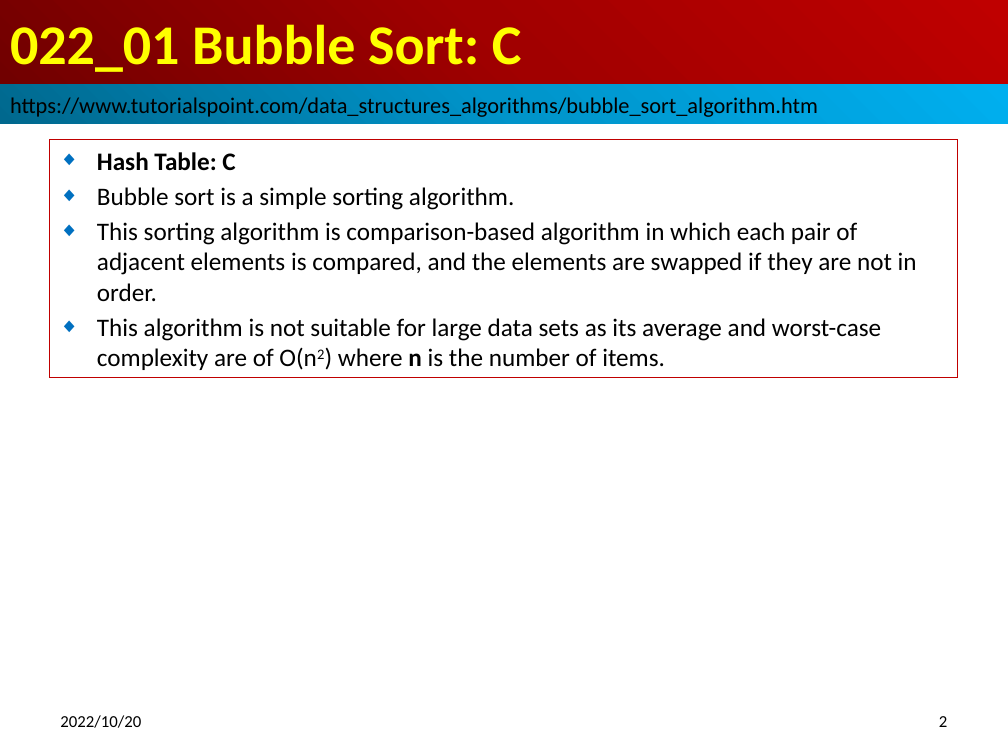
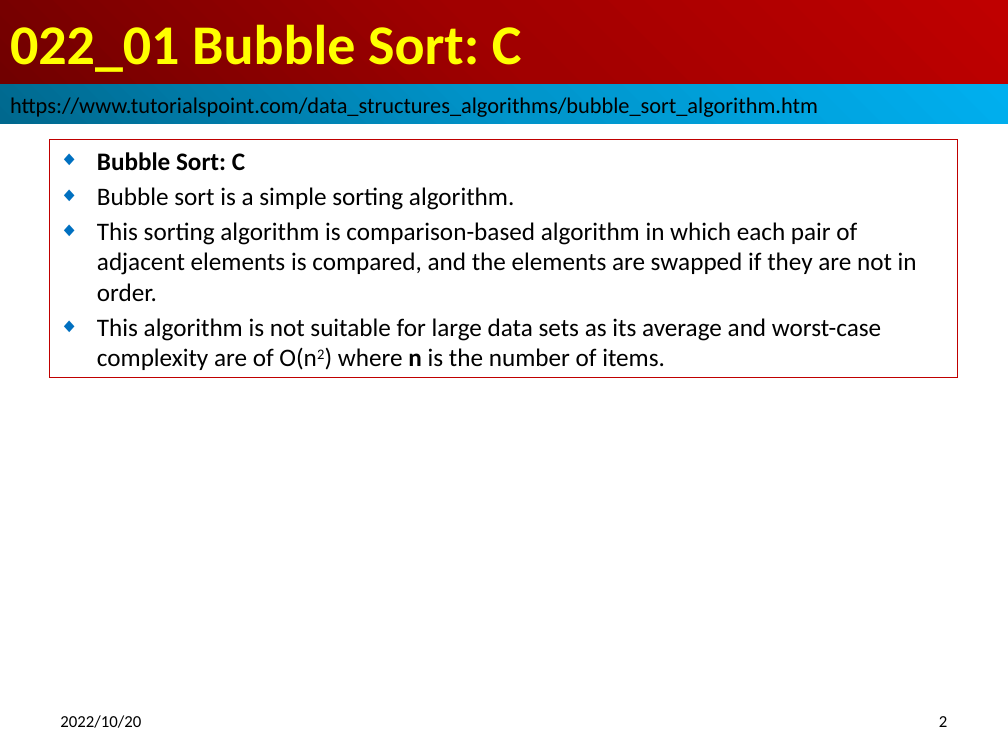
Before and after one commit to peterhchen/012_DataStructure, a slide deck: slide 2 of 022_01_BubbleSort_C.pptx. Drawn at 1008x756 pixels with LibreOffice and Linux fonts; fonts in the diff are those of the drawing. Boxes give left, top, right and bottom in pixels: in the first picture for what was removed or moved away, otherwise in the second. Text is boxed around its words. In the diff, an @@ line names an element or a change of style, - is before the commit and + after.

```diff
--- a/022_01_BubbleSort_C.pptx
+++ b/022_01_BubbleSort_C.pptx
@@ subtitle at bbox=[97, 152, 245, 171]: text changed @@
-◆ Hash Table: C
+◆ Bubble Sort: C
```
Also in this commit, not shown: 3 other files.
